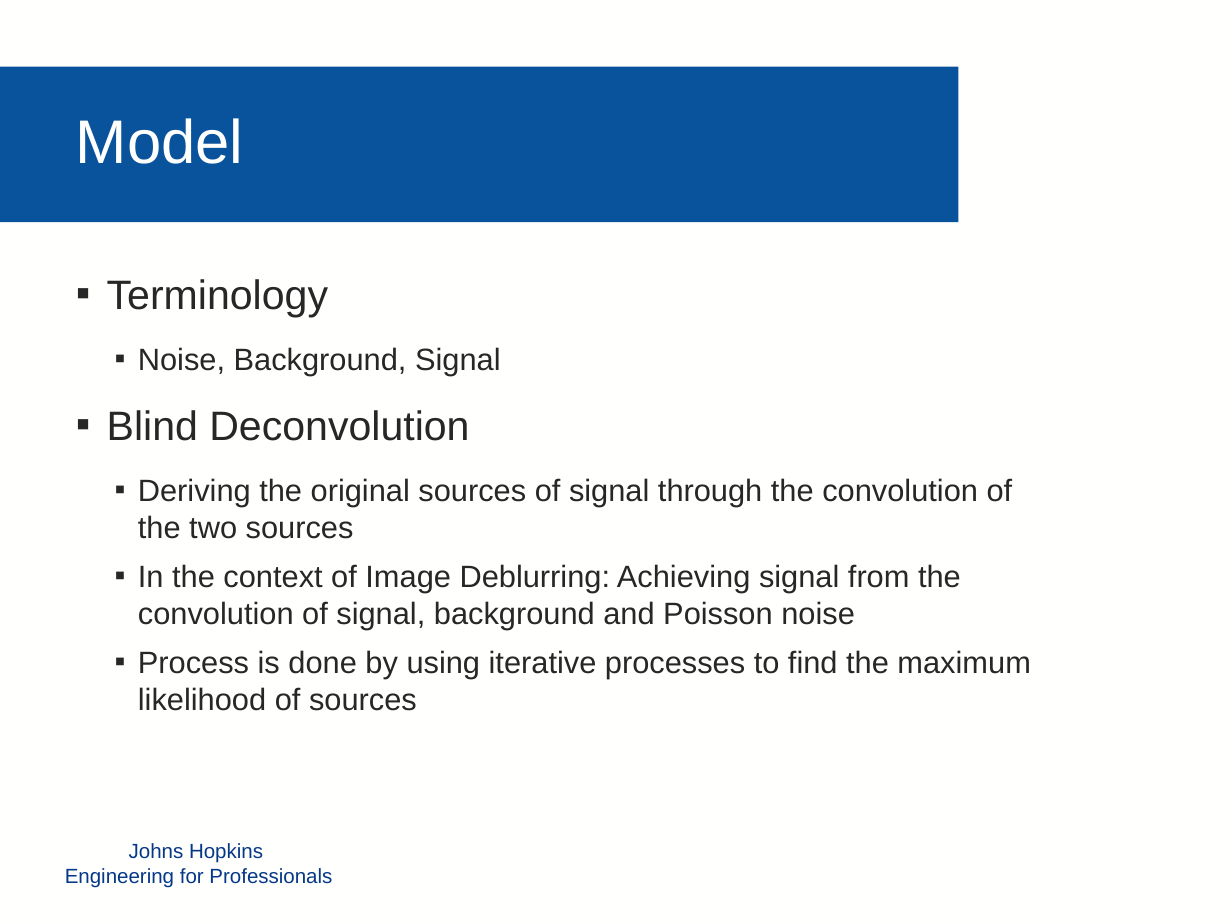
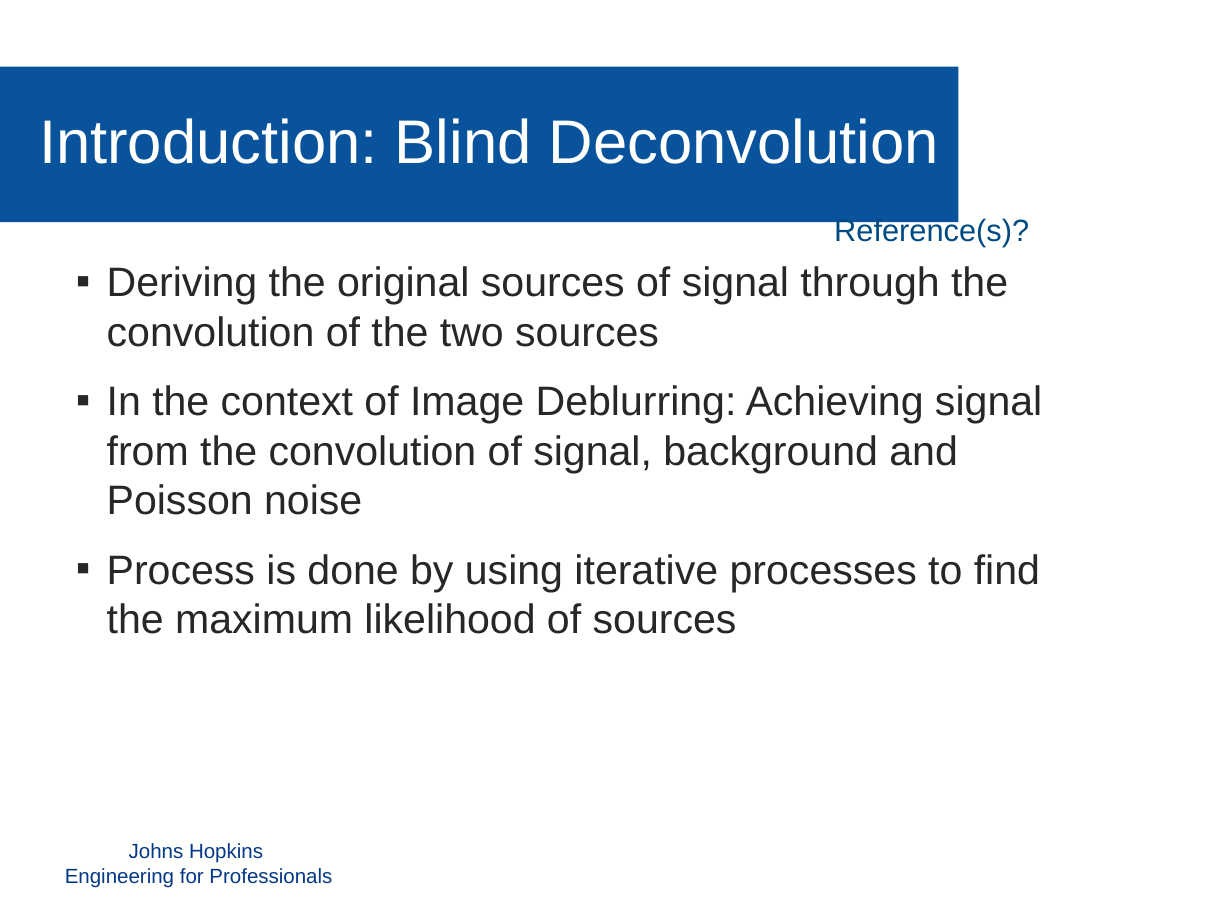
Before and after one commit to mollyn/matrixTheoryProject, a slide deck: slide 5 of Presentation/Diederich_Grassi_Nichols_PPT.pptx. Drawn at 1232x924 pixels with LibreOffice and Linux fonts; fonts in the diff are those of the drawing; background and template pictures are left out. Boxes give left, top, right and bottom in pixels: in the first picture for what was removed or moved away, otherwise in the second. Text is boxed around its words. In the diff, an @@ line names an element or a change of style, - is before the commit and + after.

```diff
--- a/Presentation/Diederich_Grassi_Nichols_PPT.pptx
+++ b/Presentation/Diederich_Grassi_Nichols_PPT.pptx
@@ text added at (39,118,939,164), 36 pt, text #FFFFFE @@
+Introduction: Blind Deconvolution
@@ text removed at (76,118,244,164) @@
-Model
@@ text added at (834,216,1029,246), 18 pt, text #004A84 @@
+Reference(s)?
@@ text "Deriving the original sources of ..." at (107,266,1042,634): size 18 to 24 pt; list level 2 to 1 in "Deriving the original sources of ..."; list level 2 to 1 in "In the context of Image ..."; list level 2 to 1 in "Process is done by using ..." @@
@@ text at (107,279,501,441): paragraphs removed @@
-▪ Terminology
-  ▪ Noise, Background, Signal
-▪ Blind Deconvolution
```
Also in this commit, not shown: 5 other slides changed, 5 slides added, 4 slides removed, 3 other files.
